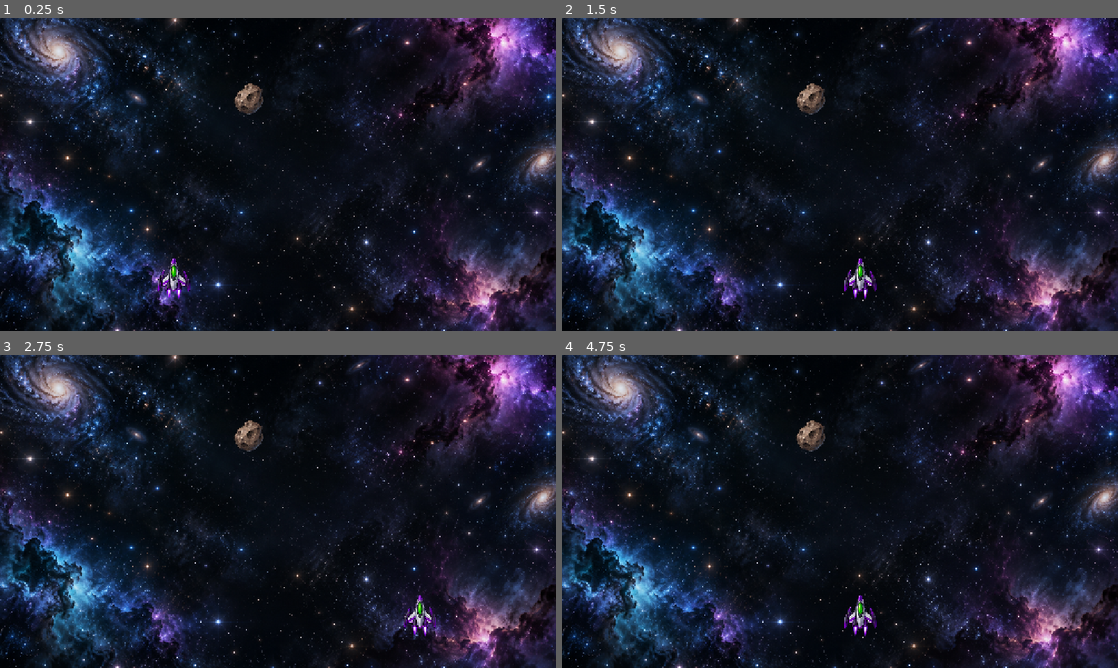
Above: before the commit, frames 1-4 (two rows, left to right).
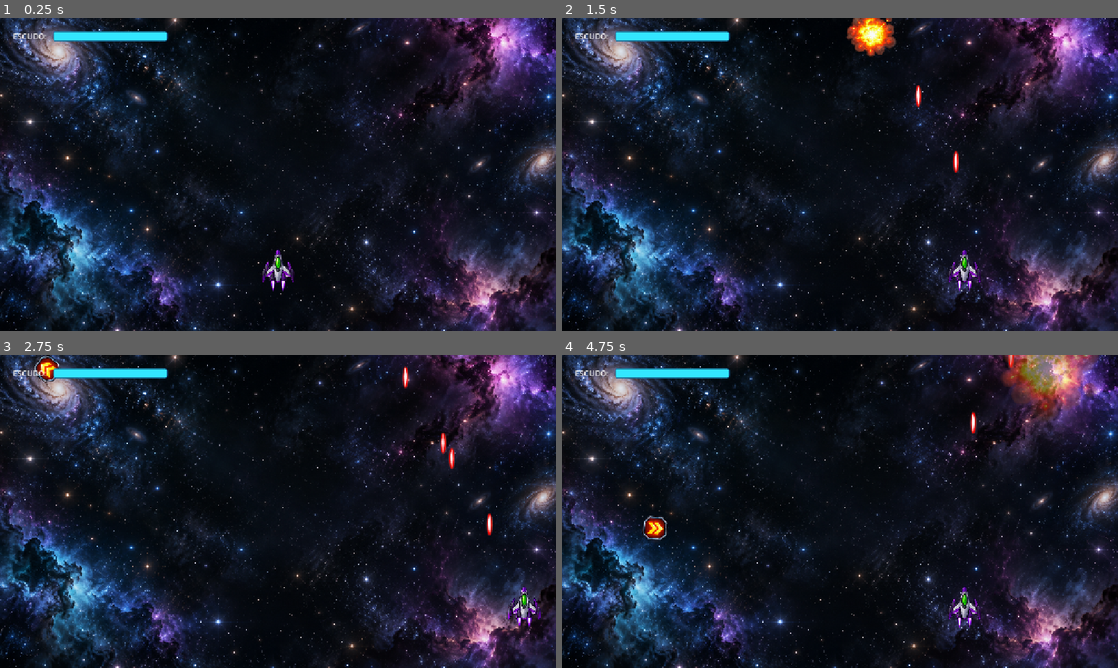
Above: after the commit, the same moments.

Repository: mhpm/space-shooter
Game: Godot game, scene res://scenes/level.tscn
The game is run twice, just before and just after one commit, with the same random seed, the same clock (stepped at 60 frames per second) and the same inputs.
Inputs (mouse positions are in pixels of both pictures, inside the frame that each line leads up to):
- Up to frame 1 (0.25 s): no input
- Up to frame 2 (1.5 s): tap Enter (ui_accept) at 0.5, 0.77, 1.07 s; move the mouse to (962, 158) at 0.52 s; hold Right (right) 0.53-1.25 s; hold Space (shoot, bound only after the commit) 0.53-1.25 s; click (962, 158) at 0.67 s; tap R at 0.8 s; drag from (728, 190) to (812, 237) at 1.27 s
- Up to frame 3 (2.75 s): move the mouse to (333, 442) at 2.02 s; hold Right (right) from 2.03 s (still down); hold Enter (ui_accept) from 2.03 s (still down); tap Space (shoot, bound only after the commit) at 2.3 s
- Up to frame 4 (4.75 s): release Right (right) at 2.75 s; release Enter (ui_accept) at 2.75 s; drag from (812, 574) to (673, 464) at 2.77 s; move the mouse to (1006, 558) at 3.52 s; hold Left (left) 3.53-4.25 s; hold Enter (ui_accept) 3.53-4.25 s; tap R at 3.6 s; drag from (673, 464) to (756, 433) at 4.27 s

The runs differ from the first frame. In frame 1, 1.8% of the frame differs, in the area x 2-53%, y 4-90%; in frame 2, 2.7%; in frame 3, 2.3%; in frame 4, 4.5%, in the area x 2-97%, y 0-90%.

Commit message:
feat: add core space shooter gameplay scenes and scripts

Diff:
--- a/project.godot
+++ b/project.godot
@@ -54,6 +54,11 @@
 "events": [Object(InputEventKey,"resource_local_to_scene":false,"resource_name":"","device":0,"window_id":0,"alt_presse …(194 unchanged characters)…
 ]
 }
+shoot={
+"deadzone": 0.2,
+"events": [Object(InputEventKey,"resource_local_to_scene":false,"resource_name":"","device":0,"window_id":0,"alt_pressed":false,"shift_pressed":false,"ctrl_pressed":false,"meta_pressed":false,"pressed":false,"keycode":32,"physical_keycode":32,"key_label":0,"unicode":32,"location":0,"echo":false,"script":null)
+]
+}
 
 [physics]
 
--- /dev/null
+++ b/scenes/explosion.gd
@@ -0,0 +1,21 @@
+extends Node2D
+
+@export var initial_scale: Vector2 = Vector2(0.5, 0.5)
+@export var target_scale: Vector2 = Vector2(1.2, 1.2)
+@export var duration: float = 0.4
+
+@onready var sprite: Sprite2D = $Sprite2D
+
+func _ready() -> void:
+	scale = target_scale * 0.4
+	modulate = Color(1.5, 1.3, 1.0, 1.0) # Ligero brillo inicial
+	rotation = randf_range(0, TAU) # Rotación aleatoria para variedad visual
+
+	var tween := create_tween()
+	tween.set_parallel(true)
+	# Expansión rápida
+	tween.tween_property(self, "scale", target_scale, duration).set_trans(Tween.TRANS_QUAD).set_ease(Tween.EASE_OUT)
+	# Desvanecimiento progresivo
+	tween.tween_property(self, "modulate:a", 0.0, duration).set_trans(Tween.TRANS_QUAD).set_ease(Tween.EASE_IN)
+	# Al finalizar, destruye el nodo
+	tween.finished.connect(queue_free)
--- /dev/null
+++ b/scenes/explosion.tscn
@@ -0,0 +1,10 @@
+[gd_scene format=3 uid="uid://c6ex8u3y7q1nm"]
+
+[ext_resource type="Script" path="res://scenes/explosion.gd" id="1_script"]
+[ext_resource type="Texture2D" uid="uid://5gqfai8u5k8t" path="res://graphics/assets_elements/meteor_explotion.png" id="2_texture"]
+
+[node name="Explosion" type="Node2D"]
+script = ExtResource("1_script")
+
+[node name="Sprite2D" type="Sprite2D" parent="."]
+texture = ExtResource("2_texture")
--- /dev/null
+++ b/scenes/laser.gd
@@ -0,0 +1,15 @@
+extends Area2D
+
+@export var speed: float = 700.0
+
+func _ready() -> void:
+	add_to_group("lasers")
+
+func _process(delta: float) -> void:
+	position.y -= speed * delta
+	# Si sale de la pantalla por arriba, se destruye para liberar memoria
+	if global_position.y < -100:
+		queue_free()
+
+func hit() -> void:
+	queue_free()
--- /dev/null
+++ b/scenes/laser.tscn
@@ -0,0 +1,18 @@
+[gd_scene format=3]
+
+[ext_resource type="Script" path="res://scenes/laser.gd" id="1_script"]
+[ext_resource type="Texture2D" path="res://graphics/assets_elements/lazer.png" id="2_texture"]
+
+[sub_resource type="CapsuleShape2D" id="CapsuleShape2D_1"]
+radius = 8.0
+height = 54.0
+
+[node name="Laser" type="Area2D"]
+script = ExtResource("1_script")
+
+[node name="Sprite2D" type="Sprite2D" parent="."]
+scale = Vector2(0.6, 0.6)
+texture = ExtResource("2_texture")
+
+[node name="CollisionShape2D" type="CollisionShape2D" parent="."]
+shape = SubResource("CapsuleShape2D_1")
--- /dev/null
+++ b/scenes/level.gd
@@ -0,0 +1,84 @@
+extends Node2D
+
+@export var meteor_scene: PackedScene = preload("res://scenes/meteor.tscn")
+
+@onready var player: Node2D = $Player
+@onready var health_bar: ProgressBar = $HUD/MarginContainer/HBoxContainer/HealthBar
+@onready var health_label: Label = $HUD/MarginContainer/HBoxContainer/HealthLabel
+@onready var game_over_panel: Control = $HUD/GameOverPanel
+@onready var spawn_timer: Timer = $SpawnTimer
+
+var is_game_over: bool = false
+
+func _ready() -> void:
+	# Configurar barra de vida
+	if health_bar:
+		health_bar.min_value = 0
+		health_bar.max_value = 100
+		health_bar.value = 100
+
+	# Conectar señales del jugador
+	if player:
+		if player.has_signal("health_changed"):
+			player.health_changed.connect(_on_player_health_changed)
+			_on_player_health_changed(player.health, player.max_health)
+		if player.has_signal("player_died"):
+			player.player_died.connect(_on_player_died)
+
+	# Iniciar temporizador de meteoros
+	if spawn_timer:
+		spawn_timer.timeout.connect(_spawn_meteor)
+		_start_next_spawn()
+
+func _unhandled_input(event: InputEvent) -> void:
+	if is_game_over and event is InputEventKey and event.pressed:
+		if event.keycode == KEY_R or event.physical_keycode == KEY_R:
+			get_tree().reload_current_scene()
+
+func _start_next_spawn() -> void:
+	if is_game_over:
+		return
+	spawn_timer.wait_time = randf_range(0.7, 1.4)
+	spawn_timer.start()
+
+func _spawn_meteor() -> void:
+	if is_game_over or not meteor_scene:
+		return
+
+	var meteor := meteor_scene.instantiate()
+	# Posición aleatoria arriba de la pantalla (resolución 1280x720)
+	meteor.position = Vector2(randf_range(60.0, 1220.0), -60.0)
+	add_child(meteor)
+
+	_start_next_spawn()
+
+func _on_player_health_changed(current: float, max_h: float) -> void:
+	if not health_bar:
+		return
+
+	health_bar.max_value = max_h
+	# Animación suave de reducción de barra
+	var tween := create_tween()
+	tween.tween_property(health_bar, "value", current, 0.25).set_trans(Tween.TRANS_QUAD).set_ease(Tween.EASE_OUT)
+
+	# Cambiar color según la salud restante
+	var ratio := current / max_h
+	if ratio > 0.5:
+		health_bar.modulate = Color(0.2, 0.9, 1.0) # Cian / Escudo lleno
+	elif ratio > 0.25:
+		health_bar.modulate = Color(1.0, 0.8, 0.2) # Amarillo / Advertencia
+	else:
+		health_bar.modulate = Color(1.0, 0.25, 0.25) # Rojo / Peligro crítico
+
+func _on_player_died() -> void:
+	is_game_over = true
+	if spawn_timer:
+		spawn_timer.stop()
+
+	# Mostrar panel de Game Over tras un instante
+	if game_over_panel:
+		game_over_panel.visible = true
+		game_over_panel.modulate.a = 0.0
+		var tween := create_tween()
+		tween.tween_interval(0.6) # Esperar a que la explosión se desarrolle
+		tween.tween_property(game_over_panel, "modulate:a", 1.0, 0.8)
--- a/scenes/level.tscn
+++ b/scenes/level.tscn
@@ -1,18 +1,101 @@
 [gd_scene format=3 uid="uid://cbyp1xwa5d3e1"]
 
+[ext_resource type="Script" path="res://scenes/level.gd" id="1_script"]
 [ext_resource type="PackedScene" uid="uid://wps0hpecyxnr" path="res://scenes/player.tscn" id="1_2q6dc"]
-[ext_resource type="Texture2D" uid="uid://b3r2ki6n5o5u8" path="res://graphics/background.png" id="1_w7c3h"]
-[ext_resource type="PackedScene" uid="uid://cyqqgordmh7pa" path="res://scenes/meteor.tscn" id="3_w8frs"]
+[ext_resource type="Texture2D" uid="uid://b3r2ki6n5o5u8" path="res://graphics/background.png" id="2_bg"]
+
+[sub_resource type="StyleBoxFlat" id="StyleBoxFlat_bg"]
+bg_color = Color(0.08, 0.08, 0.14, 0.8)
+border_width_left = 2
+border_width_top = 2
+border_width_right = 2
+border_width_bottom = 2
+border_color = Color(0.25, 0.35, 0.55, 0.8)
+corner_radius_top_left = 6
+corner_radius_top_right = 6
+corner_radius_bottom_right = 6
+corner_radius_bottom_left = 6
+expand_margin_left = 2.0
+expand_margin_top = 2.0
+expand_margin_right = 2.0
+expand_margin_bottom = 2.0
+
+[sub_resource type="StyleBoxFlat" id="StyleBoxFlat_fill"]
+bg_color = Color(1, 1, 1, 1)
+corner_radius_top_left = 4
+corner_radius_top_right = 4
+corner_radius_bottom_right = 4
+corner_radius_bottom_left = 4
 
 [node name="Level" type="Node2D" unique_id=1645305667]
+script = ExtResource("1_script")
 
 [node name="BG" type="Sprite2D" parent="." unique_id=704586882]
 position = Vector2(645.3878, 357.5)
 scale = Vector2(0.8129649, 0.8129649)
-texture = ExtResource("1_w7c3h")
+texture = ExtResource("2_bg")
 
 [node name="Player" parent="." unique_id=1936603520 instance=ExtResource("1_2q6dc")]
-position = Vector2(562, 571)
+position = Vector2(640, 580)
 
-[node name="Meteor" parent="." unique_id=1587714263 instance=ExtResource("3_w8frs")]
-position = Vector2(573, 186)
+[node name="SpawnTimer" type="Timer" parent="."]
+one_shot = true
+
+[node name="HUD" type="CanvasLayer" parent="."]
+
+[node name="MarginContainer" type="MarginContainer" parent="HUD"]
+anchors_preset = 10
+anchor_right = 1.0
+offset_bottom = 60.0
+grow_horizontal = 2
+theme_override_constants/margin_left = 30
+theme_override_constants/margin_top = 25
+theme_override_constants/margin_right = 30
+
+[node name="HBoxContainer" type="HBoxContainer" parent="HUD/MarginContainer"]
+layout_mode = 2
+theme_override_constants/separation = 16
+
+[node name="HealthLabel" type="Label" parent="HUD/MarginContainer/HBoxContainer"]
+layout_mode = 2
+theme_override_font_sizes/font_size = 18
+text = "ESCUDO:"
+
+[node name="HealthBar" type="ProgressBar" parent="HUD/MarginContainer/HBoxContainer"]
+modulate = Color(0.2, 0.9, 1, 1)
+custom_minimum_size = Vector2(260, 20)
+layout_mode = 2
+size_flags_vertical = 4
+theme_override_styles/background = SubResource("StyleBoxFlat_bg")
+theme_override_styles/fill = SubResource("StyleBoxFlat_fill")
+value = 100.0
+show_percentage = false
+
+[node name="GameOverPanel" type="CenterContainer" parent="HUD"]
+visible = false
+anchors_preset = 15
+anchor_right = 1.0
+anchor_bottom = 1.0
+grow_horizontal = 2
+grow_vertical = 2
+
+[node name="VBoxContainer" type="VBoxContainer" parent="HUD/GameOverPanel"]
+layout_mode = 2
+theme_override_constants/separation = 16
+
+[node name="Title" type="Label" parent="HUD/GameOverPanel/VBoxContainer"]
+layout_mode = 2
+theme_override_colors/font_color = Color(1, 0.3, 0.3, 1)
+theme_override_colors/font_shadow_color = Color(0, 0, 0, 0.8)
+theme_override_constants/shadow_offset_x = 2
+theme_override_constants/shadow_offset_y = 2
+theme_override_font_sizes/font_size = 48
+text = "NAVE DESTRUIDA"
+horizontal_alignment = 1
+
+[node name="Subtitle" type="Label" parent="HUD/GameOverPanel/VBoxContainer"]
+layout_mode = 2
+theme_override_colors/font_color = Color(0.9, 0.9, 0.9, 1)
+theme_override_font_sizes/font_size = 22
+text = "Presiona [ R ] para reiniciar"
+horizontal_alignment = 1
--- /dev/null
+++ b/scenes/meteor.gd
@@ -0,0 +1,79 @@
+extends Area2D
+
+@export var explosion_scene: PackedScene = preload("res://scenes/explosion.tscn")
+
+var speed_y: float = 250.0
+var drift_x: float = 0.0
+var rotation_speed: float = 1.0
+
+# Lista de texturas de meteoros disponibles
+const METEOR_TEXTURES := [
+	preload("res://graphics/assets_elements/assets_020.png"),
+	preload("res://graphics/assets_elements/assets_021.png"),
+	preload("res://graphics/assets_elements/assets_022.png"),
+	preload("res://graphics/assets_elements/assets_023.png"),
+	preload("res://graphics/assets_elements/assets_024.png"),
+	preload("res://graphics/assets_elements/assets_025.png")
+]
+
+@onready var sprite: Sprite2D = $Sprite2D
+@onready var collision: CollisionShape2D = $CollisionShape2D
+
+func _ready() -> void:
+	add_to_group("meteors")
+	area_entered.connect(_on_area_entered)
+
+	# Seleccionar textura aleatoria para variedad
+	if sprite and not METEOR_TEXTURES.is_empty():
+		sprite.texture = METEOR_TEXTURES.pick_random()
+
+	# Configurar parámetros aleatorios de movimiento de meteoro
+	speed_y = randf_range(180.0, 360.0)
+	drift_x = randf_range(-60.0, 60.0)
+	rotation_speed = randf_range(-2.5, 2.5)
+
+	# Variación aleatoria de escala (entre 0.5 y 0.75)
+	var s := randf_range(0.5, 0.75)
+	scale = Vector2(s, s)
+
+func _process(delta: float) -> void:
+	position.y += speed_y * delta
+	position.x += drift_x * delta
+	rotation += rotation_speed * delta
+
+	# Destruir si sale completamente de la pantalla
+	if position.y > 800 or position.x < -150 or position.x > 1430:
+		queue_free()
+
+func _on_area_entered(area: Area2D) -> void:
+	if area.is_in_group("lasers"):
+		if area.has_method("hit"):
+			area.hit()
+		else:
+			area.queue_free()
+		explode()
+	elif area.is_in_group("player"):
+		var player_node = area.get_parent()
+		if player_node and player_node.has_method("take_damage"):
+			player_node.take_damage(25.0)
+		explode()
+
+func explode() -> void:
+	# Desactivar colisiones inmediatamente para evitar colisiones múltiples
+	set_deferred("monitoring", false)
+	set_deferred("monitorable", false)
+	if collision:
+		collision.set_deferred("disabled", true)
+
+	# Crear explosión
+	if explosion_scene:
+		var exp_node := explosion_scene.instantiate()
+		exp_node.global_position = global_position
+		# Adaptar escala de la explosión al tamaño del meteoro
+		exp_node.target_scale = scale * 1.8
+		if get_parent():
+			get_parent().add_child(exp_node)
+		else:
+			get_tree().current_scene.add_child(exp_node)
+
+	queue_free()
--- a/scenes/meteor.tscn
+++ b/scenes/meteor.tscn
@@ -1,9 +1,16 @@
 [gd_scene format=3 uid="uid://cyqqgordmh7pa"]
 
-[ext_resource type="Texture2D" uid="uid://d3egxt6cqxpwx" path="res://graphics/assets_elements/assets_022.png" id="1_tcwo0"]
+[ext_resource type="Script" path="res://scenes/meteor.gd" id="1_script"]
+[ext_resource type="Texture2D" uid="uid://d3egxt6cqxpwx" path="res://graphics/assets_elements/assets_022.png" id="2_texture"]
 
-[node name="Meteor" type="Node2D" unique_id=1587714263]
+[sub_resource type="CircleShape2D" id="CircleShape2D_1"]
+radius = 48.0
 
-[node name="Sprite2D" type="Sprite2D" parent="." unique_id=1162079615]
-scale = Vector2(0.6, 0.59999996)
-texture = ExtResource("1_tcwo0")
+[node name="Meteor" type="Area2D"]
+script = ExtResource("1_script")
+
+[node name="Sprite2D" type="Sprite2D" parent="."]
+texture = ExtResource("2_texture")
+
+[node name="CollisionShape2D" type="CollisionShape2D" parent="."]
+shape = SubResource("CircleShape2D_1")
--- a/scenes/player.gd
+++ b/scenes/player.gd
@@ -1,12 +1,125 @@
 extends Node2D
 
+signal health_changed(current_health: float, max_health: float)
+signal player_died
+
 @export var speed: float = 400.0
+@export var laser_scene: PackedScene = preload("res://scenes/laser.tscn")
+@export var explosion_scene: PackedScene = preload("res://scenes/explosion.tscn")
+@export var shoot_cooldown: float = 0.2
+@export var max_health: float = 100.0
+
+var health: float = 100.0
+var is_dead: bool = false
+var is_invulnerable: bool = false
+var _shoot_timer: float = 0.0
+
+@onready var sprite: Sprite2D = $PlayerImage
+@onready var hitbox: Area2D = $Hitbox
 
 func _ready() -> void:
-	position = Vector2(400, 600)
+	health = max_health
+	emit_signal("health_changed", health, max_health)
+
+	if hitbox:
+		hitbox.add_to_group("player")
+		hitbox.area_entered.connect(_on_hitbox_area_entered)
 
 func _process(delta: float) -> void:
+	if is_dead:
+		return
+
+	# Movimiento con flechas del teclado
 	var direction = Input.get_vector("left", "right", "up", "down")
 	if direction == Vector2.ZERO:
 		direction = Input.get_vector("ui_left", "ui_right", "ui_up", "ui_down")
 	position += direction * speed * delta
+
+	# Limitar a los bordes de la pantalla (1280x720)
+	position.x = clamp(position.x, 40.0, 1240.0)
+	position.y = clamp(position.y, 50.0, 680.0)
+
+	# Disparo con tecla Space
+	_shoot_timer -= delta
+	var wants_to_shoot: bool = false
+	if Input.is_action_just_pressed("shoot") or Input.is_action_just_pressed("ui_accept"):
+		wants_to_shoot = true
+	elif (Input.is_action_pressed("shoot") or Input.is_action_pressed("ui_accept")) and _shoot_timer <= 0.0:
+		wants_to_shoot = true
+
+	if wants_to_shoot:
+		shoot()
+		_shoot_timer = shoot_cooldown
+
+func shoot() -> void:
+	if not laser_scene or is_dead:
+		return
+	var laser = laser_scene.instantiate()
+	laser.global_position = global_position + Vector2(0, -50)
+
+	if get_parent():
+		get_parent().add_child(laser)
+	else:
+		get_tree().current_scene.add_child(laser)
+
+func _on_hitbox_area_entered(area: Area2D) -> void:
+	if is_dead:
+		return
+	if area.is_in_group("meteors"):
+		take_damage(25.0)
+		if area.has_method("explode"):
+			area.explode()
+
+func take_damage(amount: float) -> void:
+	if is_dead or is_invulnerable:
+		return
+
+	health = max(0.0, health - amount)
+	emit_signal("health_changed", health, max_health)
+
+	if health <= 0.0:
+		die()
+	else:
+		_trigger_invulnerability()
+
+func _trigger_invulnerability() -> void:
+	is_invulnerable = true
+	# Efecto visual de parpadeo de daño
+	var tween := create_tween()
+	for i in 3:
+		tween.tween_property(sprite, "modulate", Color(1.0, 0.2, 0.2, 0.4), 0.1)
+		tween.tween_property(sprite, "modulate", Color.WHITE, 0.1)
+
+	await tween.finished
+	is_invulnerable = false
+
+func die() -> void:
+	if is_dead:
+		return
+	is_dead = true
+	emit_signal("player_died")
+
+	# Desactivar colisiones
+	if hitbox:
+		hitbox.set_deferred("monitoring", false)
+		hitbox.set_deferred("monitorable", false)
+		var col = hitbox.get_node_or_null("CollisionShape2D")
+		if col:
+			col.set_deferred("disabled", true)
+
+	# Instanciar gran explosión
+	if explosion_scene:
+		var exp_node := explosion_scene.instantiate()
+		exp_node.global_position = global_position
+		exp_node.target_scale = Vector2(2.5, 2.5) # Explosión más grande para la nave
+		exp_node.duration = 0.8
+		if get_parent():
+			get_parent().add_child(exp_node)
+		else:
+			get_tree().current_scene.add_child(exp_node)
+
+	# Desvanecimiento progresivo (fade-out) suave de la nave
+	var fade_tween := create_tween()
+	fade_tween.set_parallel(true)
+	fade_tween.tween_property(sprite, "modulate:a", 0.0, 1.2).set_trans(Tween.TRANS_QUAD).set_ease(Tween.EASE_OUT)
+	fade_tween.tween_property(sprite, "scale", sprite.scale * 1.3, 1.2).set_trans(Tween.TRANS_QUAD).set_ease(Tween.EASE_OUT)
--- a/scenes/player.tscn
+++ b/scenes/player.tscn
@@ -2,6 +2,10 @@
 
 [ext_resource type="Texture2D" uid="uid://d0aywqrvcnmj4" path="res://graphics/assets_elements/ship-purple.png" id="1_3vyb7"]
 [ext_resource type="Script" uid="uid://okioub41sr24" path="res://scenes/player.gd" id="1_g2els"]
+
+[sub_resource type="CapsuleShape2D" id="CapsuleShape2D_player"]
+radius = 32.0
+height = 80.0
 
 [node name="Player" type="Node2D" unique_id=1035746295]
 script = ExtResource("1_g2els")
@@ -9,3 +13,8 @@
 [node name="PlayerImage" type="Sprite2D" parent="." unique_id=225151892]
 scale = Vector2(0.5201342, 0.5201342)
 texture = ExtResource("1_3vyb7")
+
+[node name="Hitbox" type="Area2D" parent="."]
+
+[node name="CollisionShape2D" type="CollisionShape2D" parent="Hitbox"]
+shape = SubResource("CapsuleShape2D_player")
Not shown, changed: graphics/assets_elements/lazer.png.import
Renamed: graphics/assets_elements/assets_030.png -> graphics/assets_elements/meteor_explotion.png
Not shown, changed: graphics/assets_elements/meteor_explotion.png.import
Not shown, added: scenes/explosion.gd.uid
Not shown, added: scenes/laser.gd.uid
Not shown, added: scenes/level.gd.uid
Not shown, added: scenes/meteor.gd.uid
